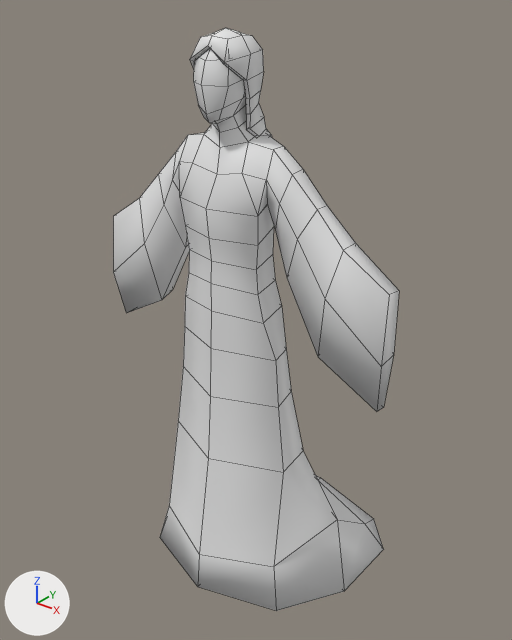
What one commit did to the FBX model models/nyobo/nyobo.fbx.
One viewpoint serves both versions: a 50 mm lens placed at (1.235, -1.421, 1.822), pointed at (-0.025, 0.153, 0.846). Arrows for +X, +Y and +Z are at lower left; the lights stay in place. Mesh edges are drawn as thin lines. Where no turn or scale is listed for an object, it has been applied to the vertices.

The first picture shows 'nyobo', 'nyobo_hair'.
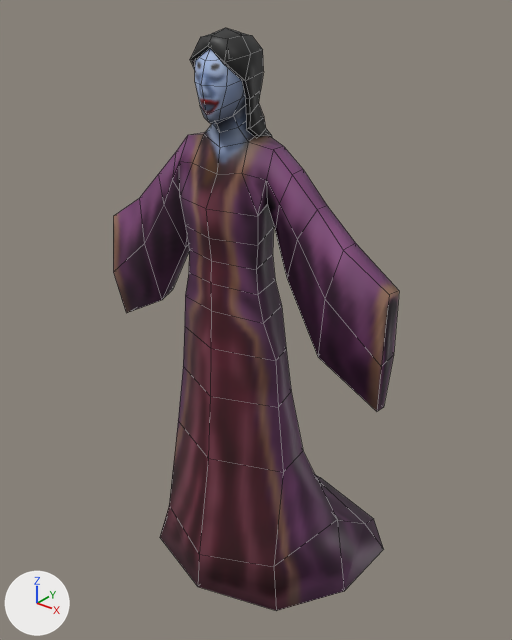
Commit message: overall better nyobo

Boxes (x1, y1, x2, y2) around the edits, measured in the pictures (512 x 640 px):
```json
{"object": "nyobo", "change": "surface changed", "before": [113, 48, 399, 611], "after": [113, 48, 399, 611]}
{"object": "nyobo_hair", "change": "surface changed", "before": [190, 28, 272, 137], "after": [190, 28, 272, 137], "on screen": "grey to black"}
```

Edits to the scene script, one JSON object a line:
```json
{"op": "add", "block": "img_nyobo_color_png", "code": ["img_nyobo_color_png = load_image('nyobo_color.png', 'nyobo_color.png', 128, 128, 'sRGB')"]}
{"op": "remove", "block": "mat_nyobo", "code": "mat_nyobo.base_color = (0.8, 0.8, 0.8)  # white #e7e7e7"}
{"op": "add", "block": "mat_nyobo", "code": "mat_nyobo.texture = img_nyobo_color_png"}
{"block": "me_nyobo", "where": "me_nyobo.from_pydata(...)  # 189 vertices, 190 faces; spans x -0.51..0.51, y -0.19..0.54, z 0.0..1.7"}
{"block": "me_nyobo", "where": "# used by ob_nyobo; location = (0.0, 0.0, 0.0)"}
{"block": "me_nyobo", "change": "me_nyobo part 1: texture (UV) coordinates of 190 of 190 faces, centred in x -0.5..0.5, y -0.14..0.45, z 0.0..1.69, changed; they spanned u 0.02..1.0, v 0.0..1.0 and now span u 0.0..1.0, v 0.0..1.0"}
```
